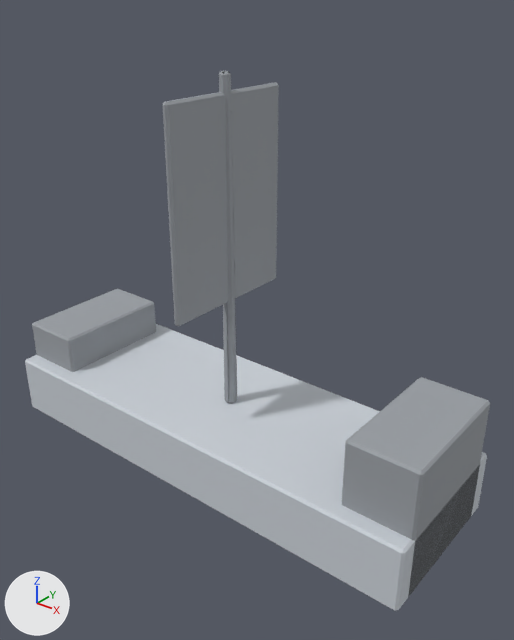
Renders of the FBX model Assets/Integrante4/Art/Grecia/grecia_ship.fbx from each side of a commit.
Both versions are drawn from a camera (50 mm lens) standing at (5.1, -5.84, 5.3) and looking at (0.42, 0.01, 1.67). Arrows for +X, +Y and +Z are at lower left; the lights stay in place. The first picture is the older version. Where no turn or scale is listed for an object, it has been applied to the vertices. Vertices at exactly the same position are counted once.

Objects in the first picture: 'grecia_ship'.
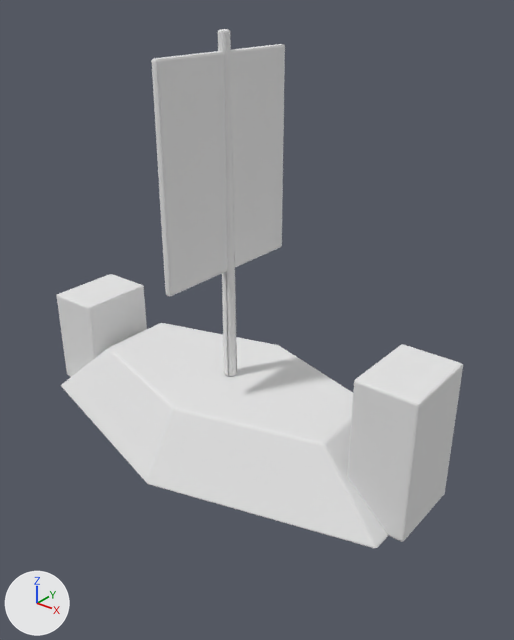
Pixel boxes [x1, y1, x2, y2] of what changed, in the pictures (514 x 640 px):
'grecia_ship', recoloured, reshaped (13% narrower)
    before: [25, 71, 490, 611]
    after: [57, 29, 463, 548]
part 1 of me_grecia_ship, rebuilt
    before: [219, 71, 237, 403]
    after: [218, 29, 237, 376]
part 2 of me_grecia_ship, rebuilt
    before: [25, 324, 487, 611]
    after: [61, 323, 388, 548]
part 3 of me_grecia_ship, rebuilt (15% wider)
    before: [163, 82, 279, 327]
    after: [151, 44, 285, 296]
part 4 of me_grecia_ship, added
    after: [347, 344, 463, 542]
part 5 of me_grecia_ship, added
    after: [57, 274, 147, 377]
part 6 of me_grecia_ship, deleted
    before: [342, 377, 490, 597]
part 7 of me_grecia_ship, deleted
    before: [32, 289, 156, 372]

The change, as a diff of the scene's bpy script:
```diff
--- a/Assets/Integrante4/Art/Grecia/grecia_ship.fbx.py
+++ b/Assets/Integrante4/Art/Grecia/grecia_ship.fbx.py
@@ mat_grecia_trim @@
 mat_grecia_trim = principled_material('grecia_trim')
-mat_grecia_trim.base_color = (0.326, 0.348, 0.374)  # grey #9b9fa5
+mat_grecia_trim.base_color = (0.8, 0.8, 0.8)  # white #e7e7e7
 mat_grecia_trim.roughness = 0.85
@@ mat_grecia_stone @@
+mat_grecia_stone = principled_material('grecia_stone')
+mat_grecia_stone.base_color = (0.8, 0.8, 0.8)  # white #e7e7e7
+mat_grecia_stone.roughness = 0.88
@@ me_grecia_ship @@
 # used by ob_grecia_ship; location = (0.0, 0.0, 0.0)
-me_grecia_ship.from_pydata(...)  # 140 vertices, 146 faces; spans x -3.0..3.0, y -1.0..1.0, z -0.4..4.4
-me_grecia_ship.materials.append(mat_grecia_matte)  # light grey #cad0d7
+me_grecia_ship.from_pydata(...)  # 344 vertices, 324 faces; spans x -2.76..2.76, y -1.49..1.49, z 0.0..4.8
+# me_grecia_ship part 1: the loose piece of 44 vertices spanning x -0.08..0.08, y -0.08..0.08, z 0.4..4.4 is rebuilt with 108 vertices and now spans x -0.08..0.08, y -0.08..0.08, z 0.8..4.8
+# me_grecia_ship part 2: the loose piece of 24 vertices spanning x -3.0..3.0, y -1.0..1.0, z -0.4..0.4 is rebuilt with 68 vertices and now spans x -2.58..2.58, y -1.49..1.49, z 0.0..0.8, in mat_grecia_stone (white #e7e7e7)
+# me_grecia_ship part 3: the loose piece of 24 vertices spanning x -0.04..0.04, y -0.9..0.9, z 1.8..4.2 is rebuilt with 56 vertices and now spans x -0.04..0.04, y -1.0..1.0, z 2.2..4.6
+# me_grecia_ship part 4: a new loose piece of 56 vertices spanning x 2.04..2.76, y -0.5..0.5, z 0.0..1.7, in mat_grecia_trim (white #e7e7e7)
+# me_grecia_ship part 5: a new loose piece of 56 vertices spanning x -2.76..-2.04, y -0.5..0.5, z 0.0..1.3, in mat_grecia_trim (white #e7e7e7)
+# me_grecia_ship part 6
+# 24 vertices are removed from x 2.16..3.0, y -0.8..0.8, z -0.4..1.2
+# 26 faces are deleted
+# me_grecia_ship part 7
+# 24 vertices are removed from x -3.0..-2.16, y -0.8..0.8, z -0.4..0.9
+# 26 faces are deleted
 me_grecia_ship.materials.append(mat_grecia_trim)
+me_grecia_ship.materials.append(mat_grecia_stone)  # white #e7e7e7
```
